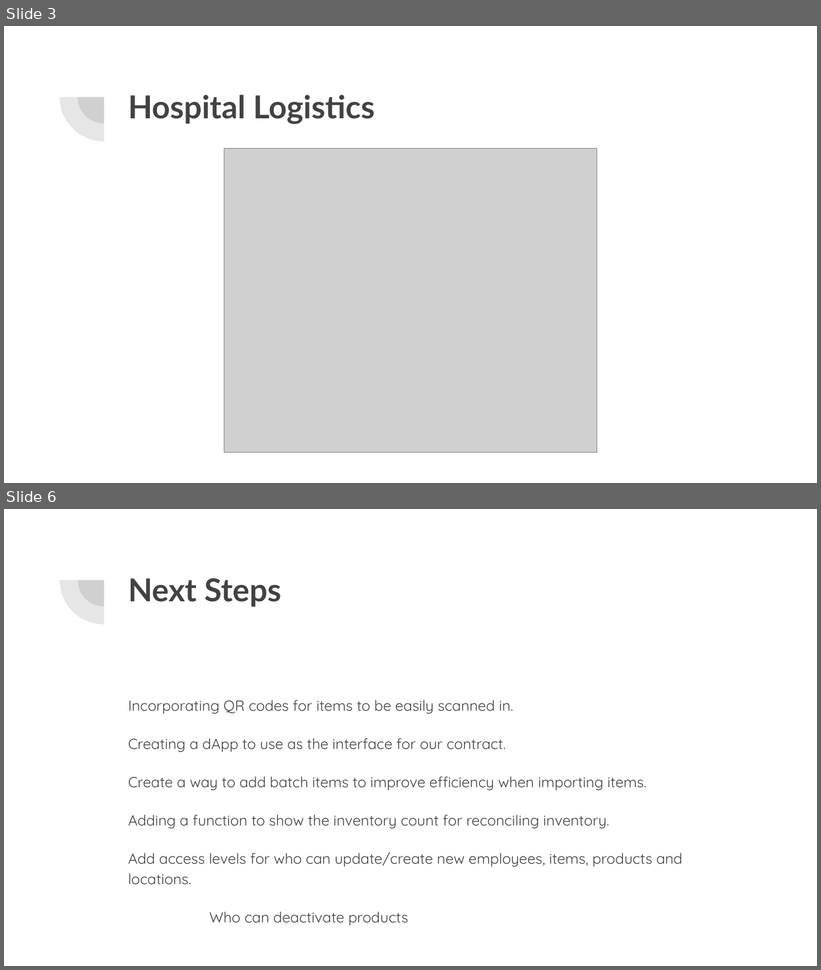
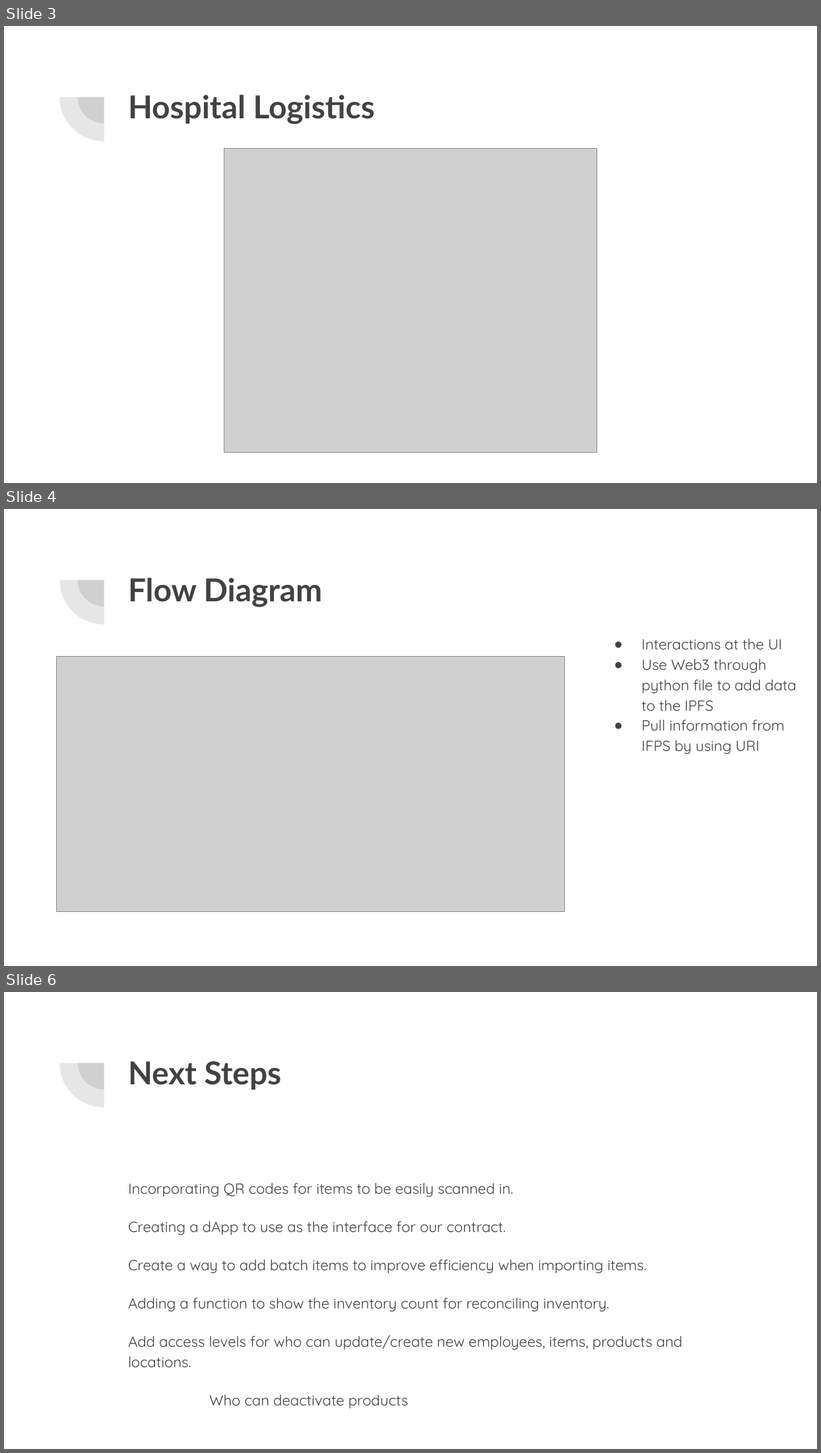
Before and after one commit to treyhunold/HospitalInventoryMangement, a slide deck: Presentation.pptx. Shown one above the other, each under a label of ours: slides 3 and 6 before the commit, slides 3, 4 and 6 after it; the slides between them are not shown. The pictures are 821x970 and 821x1453 pixels, drawn with LibreOffice and Linux fonts; fonts in the diff are those of the drawing; grey boxes stand for pictures. Boxes give left, top, right and bottom in pixels: in the first picture for what was removed or moved away, otherwise in the second. Text is boxed around its words. In the diff, an @@ line names an element or a change of style, - is before the commit and + after.

```diff
--- a/Presentation.pptx
+++ b/Presentation.pptx
@@ slide 4 added at box(4, 509, 817, 966), background #FFFFFF; not listed: 2 template elements that a slide beside it also shows @@
@@ title added at box(128, 578, 323, 607), 28 pt, text #424242, bold @@
+Flow Diagram
@@ text added at box(642, 638, 797, 755), 13 pt, text #424242 @@
+● Interactions at the UI
+● Use Web3 through python file to add data to the IPFS
+● Pull information from IFPS by using URI
@@ picture added at box(56, 656, 564, 912) @@
```
Also in this commit, not shown: 3 slides changed, 1 slide removed.
